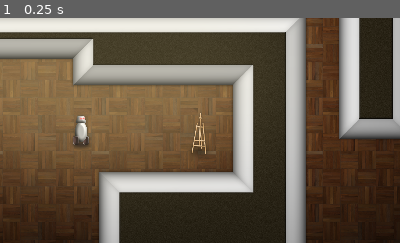
Above: before the commit, frame 1.
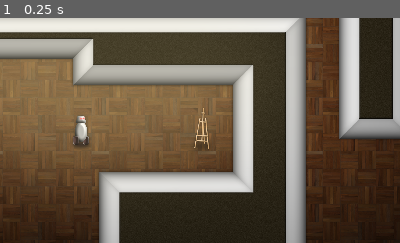
Above: after the commit, the same moment.

Repository: vibrunazo/godot-laststand
Game: Godot game, scene res://scenes/game.tscn
Same seed, same stepped clock (60 frames per second), same inputs: the game is played once before the commit and once after it.
Inputs:
- Up to frame 1 (0.25 s): no input
The pictures show only the part of the screen within x 38-88%, y 40-90%; the shares and areas given below are measured in that part.

The runs differ from the first frame. In frame 1, 0.3% of the frame differs, in the area x 48-53%, y 40-61%.

Commit message:
add y sorting to enemy and artstand

Diff:
--- a/scenes/enemy.tscn
+++ b/scenes/enemy.tscn
@@ -9,5 +9,6 @@
 SPEED = 300.0
 
 [node name="Sprite" type="Sprite2D" parent="."]
+y_sort_enabled = true
 texture = ExtResource("2_4xa3w")
 offset = Vector2(0, -64)
--- a/scenes/game.tscn
+++ b/scenes/game.tscn
@@ -71,15 +71,18 @@
 layer_0/tile_data = PackedInt32Array(0, 131073, 3, 1, 131073, 3, -65536, 131073, 2, -65535, 131073, 2, -1, 524289, 1, 6 …(11929 unchanged characters)…
 
 [node name="Path2D" type="Path2D" parent="TileMap"]
+y_sort_enabled = true
 curve = SubResource("Curve2D_jy3kb")
 
 [node name="Enemy" parent="TileMap/Path2D" instance=ExtResource("3_ch801")]
 position = Vector2(-1600, -832)
 SPEED = 500.0
 
-[node name="Artstand" type="Sprite2D" parent="."]
-position = Vector2(499, 344)
+[node name="Artstand" type="Sprite2D" parent="TileMap/Path2D"]
+y_sort_enabled = true
+position = Vector2(512, 384)
 texture = ExtResource("2_8icgr")
+offset = Vector2(0, -64)
 
 [node name="Robot3" type="Sprite2D" parent="."]
 position = Vector2(-378, -319)
